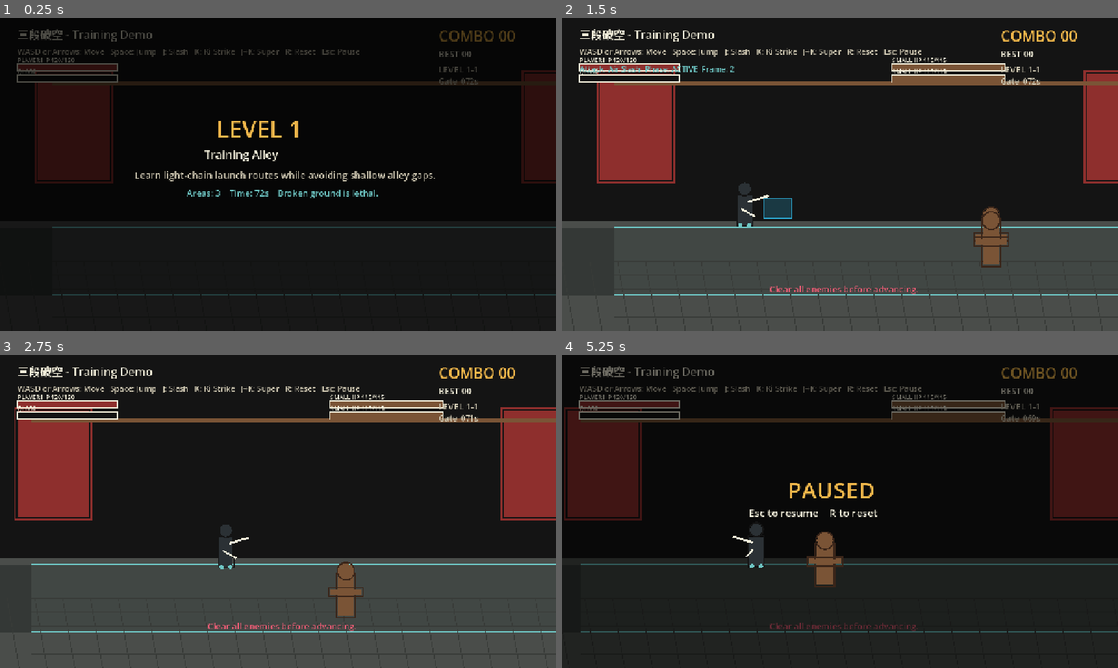
Above: before the commit, frames 1-4 (two rows, left to right).
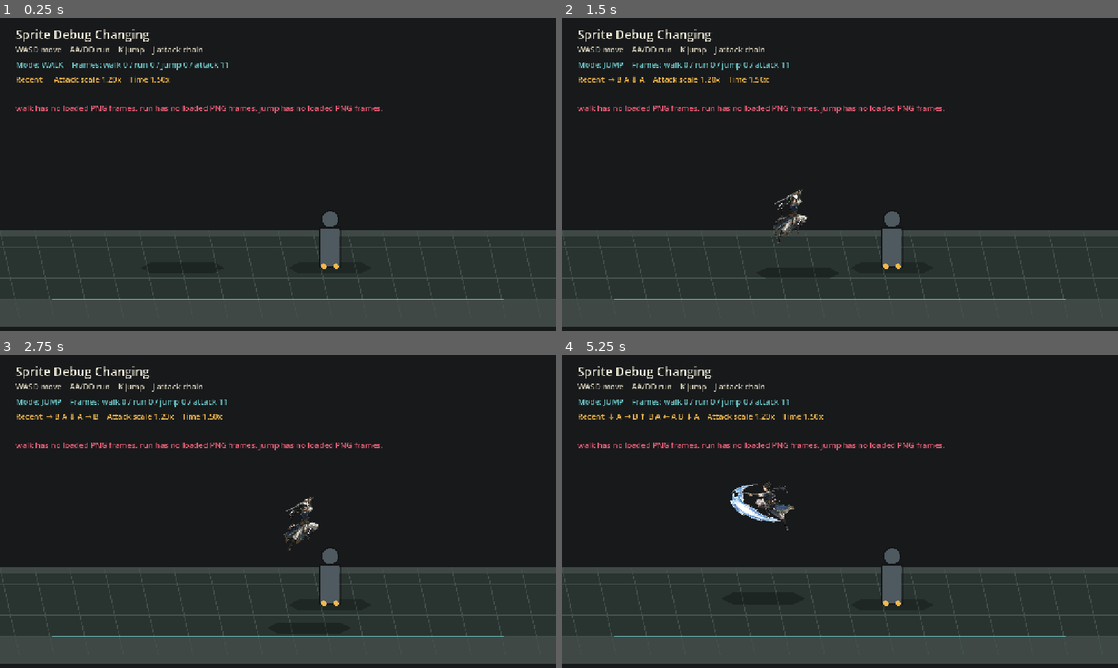
Above: after the commit, the same moments.

Repository: postor/test-cc-game-studio
Game: Godot game, scene res://scenes/SpriteDebug.tscn
Same seed, same stepped clock (60 frames per second), same inputs: the game is played once before the commit and once after it. Before the commit the project starts from res://scenes/Main.tscn.
Inputs:
- Up to frame 1 (0.25 s): no input
- Up to frame 2 (1.5 s): tap Enter at 0.5 s; hold D (move_right) 0.53-1.28 s; hold K (launcher) 0.53-1.28 s; tap Space (jump) at 0.77, 1.07 s; tap J (light_attack) at 0.8, 1.35 s; hold S (move_down) from 1.28 s (still down)
- Up to frame 3 (2.75 s): tap Space (jump) at 1.52, 1.55, 1.82, 2.1 s; release S (move_down) at 2.03 s; hold D (move_right) from 2.03 s (still down); hold K (launcher) from 2.03 s (still down)
- Up to frame 4 (5.25 s): release D (move_right) at 2.78 s; release K (launcher) at 2.78 s; hold W (move_up) 2.78-3.53 s; tap K (launcher) at 2.85, 4.35 s; tap Space (jump) at 3.02, 3.32, 3.77, 3.8, 4.07, 4.52, 4.82 s; tap J (light_attack) at 3.05 s; hold J (light_attack) 3.53-4.28 s; hold A (move_left) 3.53-5.03 s; tap Escape (pause) at 4.15 s; hold S (move_down) from 5.03 s (still down); hold J (light_attack) from 5.03 s (still down)

The runs differ from the first frame. In frame 1, 34% of the frame differs, in the area x 0-100%, y 3-99%; in frame 2, 21%; in frame 3, 21%; in frame 4, 31%.

Commit message:
Add sprite debug attack assets

Diff:
--- a/src/project.godot
+++ b/src/project.godot
@@ -11,7 +11,7 @@
 [application]
 
 config/name="三段破空"
-run/main_scene="res://scenes/Main.tscn"
+run/main_scene="res://scenes/SpriteDebug.tscn"
 config/features=PackedStringArray("4.6")
 
 [display]
--- /dev/null
+++ b/src/scenes/SpriteDebug.tscn
@@ -0,0 +1,6 @@
+[gd_scene load_steps=2 format=3 uid="uid://ccgs_sprite_debug"]
+
+[ext_resource type="Script" path="res://scripts/sprite_debug.gd" id="1_sprite_debug"]
+
+[node name="SpriteDebug" type="Node2D"]
+script = ExtResource("1_sprite_debug")
--- /dev/null
+++ b/src/scripts/debug_enemy.gd
@@ -0,0 +1,85 @@
+extends Node2D
+
+const GROUND_Y: float = 575.0
+const GRAVITY: float = 1500.0
+const HURT_KNOCKBACK_SPEED: float = 110.0
+const LAUNCH_KNOCKBACK_SPEED: float = 330.0
+
+enum State { IDLE, HURT, LAUNCHED }
+
+var depth: float = 0.0
+var velocity: Vector2 = Vector2.ZERO
+var state: State = State.IDLE
+var hurt_timer: float = 0.0
+var hit_flash_timer: float = 0.0
+var active_hitstun_scale: float = 1.0
+
+
+func reset_enemy(start_position: Vector2, start_depth: float = 0.0) -> void:
+	depth = start_depth
+	position = start_position
+	velocity = Vector2.ZERO
+	state = State.IDLE
+	hurt_timer = 0.0
+	hit_flash_timer = 0.0
+	active_hitstun_scale = 1.0
+	queue_redraw()
+
+
+func tick(delta: float) -> void:
+	hit_flash_timer = maxf(hit_flash_timer - delta, 0.0)
+	match state:
+		State.HURT:
+			hurt_timer = maxf(hurt_timer - delta, 0.0)
+			position.x = clampf(position.x + velocity.x * delta, 120.0, 1160.0)
+			velocity.x = move_toward(velocity.x, 0.0, 420.0 * delta)
+			if hurt_timer <= 0.0:
+				state = State.IDLE
+		State.LAUNCHED:
+			position.x = clampf(position.x + velocity.x * delta, 120.0, 1160.0)
+			position.y += velocity.y * delta
+			velocity.y = minf(velocity.y + GRAVITY * delta, 900.0)
+			var ground_y: float = GROUND_Y + depth
+			if position.y >= ground_y:
+				position.y = ground_y
+				velocity = Vector2.ZERO
+				state = State.HURT
+				hurt_timer = 0.28 * active_hitstun_scale
+		_:
+			position.y = GROUND_Y + depth
+	queue_redraw()
+
+
+func apply_hit(direction: int, final_hit: bool, hitstun_scale: float = 1.0) -> void:
+	var dir: float = float(direction)
+	active_hitstun_scale = hitstun_scale
+	if final_hit:
+		state = State.LAUNCHED
+		velocity = Vector2(LAUNCH_KNOCKBACK_SPEED * dir, -560.0)
+	else:
+		state = State.HURT
+		hurt_timer = 0.24 * hitstun_scale
+		velocity = Vector2(HURT_KNOCKBACK_SPEED * dir, 0.0)
+	hit_flash_timer = 0.12
+	queue_redraw()
+
+
+func hurtbox() -> Rect2:
+	return Rect2(position + Vector2(-34.0, -116.0), Vector2(68.0, 116.0))
+
+
+func _draw() -> void:
+	var body_color: Color = Color("#8E2F2D") if hit_flash_timer > 0.0 else Color("#4E5960")
+	var outline: Color = Color("#141414")
+	if state == State.LAUNCHED:
+		draw_rect(Rect2(Vector2(-50.0, -58.0), Vector2(100.0, 34.0)), body_color)
+		draw_rect(Rect2(Vector2(-53.0, -61.0), Vector2(106.0, 40.0)), outline, false, 3.0)
+		draw_circle(Vector2(42.0, -48.0), 16.0, body_color)
+		draw_circle(Vector2(42.0, -48.0), 18.0, outline, false, 3.0)
+	else:
+		draw_rect(Rect2(Vector2(-22.0, -90.0), Vector2(44.0, 86.0)), body_color)
+		draw_rect(Rect2(Vector2(-25.0, -93.0), Vector2(50.0, 92.0)), outline, false, 3.0)
+		draw_circle(Vector2(0.0, -112.0), 18.0, body_color)
+		draw_circle(Vector2(0.0, -112.0), 20.0, outline, false, 3.0)
+	draw_circle(Vector2(-14.0, -4.0), 6.0, Color("#F2B84B"))
+	draw_circle(Vector2(14.0, -4.0), 6.0, Color("#F2B84B"))
--- /dev/null
+++ b/src/scripts/sprite_debug.gd
@@ -0,0 +1,513 @@
+extends Node2D
+
+const SPRITE_ROOT: String = "E:/study/sprite/output/processed/split-pick-cleaned-cropped-normalized"
+const ATTACK_ROOT: String = "res://assets/attacks"
+const VIEWPORT_SIZE: Vector2 = Vector2(1280.0, 720.0)
+const GROUND_Y: float = 575.0
+const WALK_SPEED: float = 220.0
+const RUN_SPEED: float = 360.0
+const DEPTH_SPEED: float = 145.0
+const GRAVITY: float = 1500.0
+const JUMP_VELOCITY: float = -680.0
+const DOUBLE_TAP_WINDOW: float = 0.28
+const RECENT_INPUT_LIMIT: int = 12
+const ATTACK_STEP_COUNT: int = 4
+const ATTACK_FPS: float = 12.0
+const ATTACK_FORWARD_SPEED: float = 84.0
+const ATTACK_CHAIN_WINDOW: float = 0.36
+const DEFAULT_ATTACK_HEIGHT_SCALE: float = 1.2
+const ATTACK_TIME_SCALE: float = 1.5
+const ATTACK_CHAIN_CHASE_DISTANCE: float = 96.0
+const ATTACK_CHAIN_IDEAL_GAP: float = 245.0
+
+const DebugEnemyScript := preload("res://scripts/debug_enemy.gd")
+
+enum ActorState { LOCOMOTION, ATTACKING }
+
+var sprite: AnimatedSprite2D
+var shadow: Polygon2D
+var enemy: Node2D
+var enemy_shadow: Polygon2D
+var velocity: Vector2 = Vector2.ZERO
+var depth: float = 0.0
+var facing: int = 1
+var actor_state: ActorState = ActorState.LOCOMOTION
+var is_running: bool = false
+var run_direction: int = 0
+var last_tap_direction: int = 0
+var tap_timer: float = 0.0
+var attack_hint_timer: float = 0.0
+var move_input: Vector2 = Vector2.ZERO
+var recent_inputs: Array[String] = []
+var attack_step: int = 0
+var attack_timer: float = 0.0
+var attack_duration: float = 0.0
+var attack_buffered: bool = false
+var attack_hit_done: bool = false
+var attack_debug_rect: Rect2 = Rect2()
+var previous_attack_progress: float = 0.0
+var combo_window_timer: float = 0.0
+var combo_next_step: int = 1
+var walk_frame_height: int = 0
+var attack_height_scale: float = DEFAULT_ATTACK_HEIGHT_SCALE
+var load_error: String = ""
+
+
+func _ready() -> void:
+	RenderingServer.set_default_clear_color(Color("#141414"))
+	_create_scene_nodes()
+	_load_animation_frames()
+	_update_animation()
+	set_process(true)
+
+
+func _process(delta: float) -> void:
+	_update_debug_actor(delta)
+	_update_animation()
+	attack_hint_timer = maxf(attack_hint_timer - delta, 0.0)
+	if actor_state != ActorState.ATTACKING:
+		combo_window_timer = maxf(combo_window_timer - delta, 0.0)
+		if combo_window_timer <= 0.0:
+			combo_next_step = 1
+	queue_redraw()
+
+
+func _create_scene_nodes() -> void:
+	shadow = Polygon2D.new()
+	shadow.color = Color(0.0, 0.0, 0.0, 0.28)
+	shadow.polygon = PackedVector2Array([
+		Vector2(-72.0, -13.0),
+		Vector2(72.0, -13.0),
+		Vector2(96.0, 0.0),
+		Vector2(72.0, 13.0),
+		Vector2(-72.0, 13.0),
+		Vector2(-96.0, 0.0),
+	])
+	shadow.position = Vector2(420.0, GROUND_Y)
+	add_child(shadow)
+
+	sprite = AnimatedSprite2D.new()
+	sprite.position = Vector2(420.0, GROUND_Y)
+	sprite.centered = true
+	sprite.offset = Vector2(0.0, -420.0)
+	sprite.scale = Vector2(0.36, 0.36)
+	add_child(sprite)
+
+	enemy_shadow = Polygon2D.new()
+	enemy_shadow.color = Color(0.0, 0.0, 0.0, 0.24)
+	enemy_shadow.polygon = shadow.polygon
+	enemy_shadow.position = Vector2(760.0, GROUND_Y)
+	add_child(enemy_shadow)
+
+	enemy = DebugEnemyScript.new()
+	add_child(enemy)
+	enemy.reset_enemy(Vector2(760.0, GROUND_Y), 0.0)
+
+
+func _load_animation_frames() -> void:
+	load_error = ""
+	walk_frame_height = 0
+	var frames := SpriteFrames.new()
+	for animation_name: String in ["walk", "run", "jump"]:
+		frames.add_animation(animation_name)
+		frames.set_animation_loop(animation_name, animation_name != "jump")
+		frames.set_animation_speed(animation_name, 12.0 if animation_name != "run" else 16.0)
+		var loaded_count: int = _add_frames_from_folder(frames, animation_name)
+		if loaded_count == 0:
+			load_error += "%s has no loaded PNG frames. " % animation_name
+	_add_attack_frames(frames)
+	sprite.sprite_frames = frames
+	if frames.has_animation("walk") and frames.get_frame_count("walk") > 0:
+		sprite.play("walk")
+
+
+func _add_frames_from_folder(frames: SpriteFrames, animation_name: String) -> int:
+	var directory := DirAccess.open("%s/%s" % [SPRITE_ROOT, animation_name])
+	if directory == null:
+		return 0
+	var files: PackedStringArray = directory.get_files()
+	files.sort()
+	var loaded_count: int = 0
+	for file_name: String in files:
+		if not file_name.to_lower().ends_with(".png"):
+			continue
+		var image := Image.new()
+		var image_path: String = "%s/%s/%s" % [SPRITE_ROOT, animation_name, file_name]
+		if image.load(image_path) != OK:
+			continue
+		if animation_name == "walk" and walk_frame_height <= 0:
+			walk_frame_height = image.get_height()
+		frames.add_frame(animation_name, ImageTexture.create_from_image(image))
+		loaded_count += 1
+	return loaded_count
+
+
+func _add_attack_frames(frames: SpriteFrames) -> void:
+	var attack_textures: Array[Texture2D] = _load_textures_from_folder(ATTACK_ROOT)
+	if attack_textures.is_empty():
+		load_error += "attack has no loaded PNG frames. "
+		return
+	for step: int in range(ATTACK_STEP_COUNT):
+		var animation_name: String = _attack_animation_name(step + 1)
+		frames.add_animation(animation_name)
+		frames.set_animation_loop(animation_name, false)
+		frames.set_animation_speed(animation_name, _attack_animation_fps())
+		var start_index: int = int(floor(float(step) * float(attack_textures.size()) / float(ATTACK_STEP_COUNT)))
+		var end_index: int = int(floor(float(step + 1) * float(attack_textures.size()) / float(ATTACK_STEP_COUNT))) - 1
+		for frame_index: int in range(start_index, maxi(start_index, end_index) + 1):
+			frames.add_frame(animation_name, attack_textures[clampi(frame_index, 0, attack_textures.size() - 1)])
+
+
+func _load_textures_from_folder(folder_path: String) -> Array[Texture2D]:
+	var textures: Array[Texture2D] = []
+	var directory := DirAccess.open(folder_path)
+	if directory == null:
+		return textures
+	var files: PackedStringArray = directory.get_files()
+	files.sort()
+	for file_name: String in files:
+		if not file_name.to_lower().ends_with(".png"):
+			continue
+		var image := Image.new()
+		if image.load("%s/%s" % [folder_path, file_name]) != OK:
+			continue
+		if walk_frame_height > 0 and image.get_height() > 0:
+			var target_height: int = maxi(1, int(round(float(walk_frame_height) * attack_height_scale)))
+			var target_width: int = maxi(1, int(round(float(image.get_width()) * float(target_height) / float(image.get_height()))))
+			image.resize(target_width, target_height, Image.INTERPOLATE_LANCZOS)
+		textures.append(ImageTexture.create_from_image(image))
+	return textures
+
+
+func _update_debug_actor(delta: float) -> void:
+	attack_debug_rect = Rect2()
+	if tap_timer > 0.0:
+		tap_timer = maxf(tap_timer - delta, 0.0)
+		if tap_timer <= 0.0:
+			last_tap_direction = 0
+
+	var horizontal: float = _axis(KEY_A, KEY_D)
+	var vertical: float = _axis(KEY_W, KEY_S)
+	move_input = Vector2(horizontal, vertical)
+	var was_grounded: bool = _is_grounded()
+	_capture_recent_inputs()
+	if actor_state == ActorState.ATTACKING:
+		_update_attack_state(delta, was_grounded)
+		enemy.tick(delta)
+		enemy_shadow.position = Vector2(enemy.position.x, GROUND_Y + enemy.depth)
+		return
+	_capture_run_tap()
+	var horizontal_direction: int = _direction_from_axis(horizontal)
+	if is_running and horizontal_direction != 0 and horizontal_direction != run_direction:
+		_stop_running()
+	if not is_zero_approx(horizontal):
+		facing = horizontal_direction
+
+	var speed: float = RUN_SPEED if is_running else WALK_SPEED
+	if is_running and horizontal_direction == 0:
+		velocity.x = float(run_direction) * RUN_SPEED
+	else:
+		velocity.x = horizontal * speed
+	var depth_speed: float = RUN_SPEED if is_running else DEPTH_SPEED
+	depth = clampf(depth + vertical * depth_speed * delta, -72.0, 72.0)
+	var jumped: bool = false
+	if Input.is_action_just_pressed(&"launcher") and _is_grounded():
+		_stop_running()
+		_clear_combo_window()
+		velocity.y = JUMP_VELOCITY
+		jumped = true
+	if Input.is_action_just_pressed(&"light_attack"):
+		_stop_running()
+		_start_attack(combo_next_step if combo_window_timer > 0.0 else 1)
+		enemy.tick(delta)
+		enemy_shadow.position = Vector2(enemy.position.x, GROUND_Y + enemy.depth)
+		return
+
+	sprite.position.x = clampf(sprite.position.x + velocity.x * delta, 120.0, 1160.0)
+	var ground_y: float = GROUND_Y + depth
+	if was_grounded and not jumped:
+		velocity.y = 0.0
+		sprite.position.y = ground_y
+	else:
+		velocity.y = minf(velocity.y + GRAVITY * delta, 900.0)
+		sprite.position.y += velocity.y * delta
+	if sprite.position.y >= ground_y:
+		sprite.position.y = ground_y
+		velocity.y = 0.0
+	shadow.position = Vector2(sprite.position.x, ground_y)
+	sprite.flip_h = facing < 0
+	enemy.tick(delta)
+	enemy_shadow.position = Vector2(enemy.position.x, GROUND_Y + enemy.depth)
+
+
+func _start_attack(step: int) -> void:
+	_stop_running()
+	actor_state = ActorState.ATTACKING
+	attack_step = clampi(step, 1, ATTACK_STEP_COUNT)
+	attack_timer = 0.0
+	attack_buffered = false
+	attack_hit_done = false
+	previous_attack_progress = 0.0
+	combo_window_timer = 0.0
+	combo_next_step = 1
+	velocity = Vector2.ZERO
+	_apply_chain_chase()
+	var animation_name: String = _attack_animation_name(attack_step)
+	var frame_count: int = sprite.sprite_frames.get_frame_count(animation_name) if sprite.sprite_frames != null and sprite.sprite_frames.has_animation(animation_name) else 0
+	attack_duration = maxf(float(frame_count) / _attack_animation_fps(), 0.16)
+	sprite.play(animation_name)
+
+
+func _update_attack_state(delta: float, was_grounded: bool) -> void:
+	if Input.is_action_just_pressed(&"light_attack"):
+		attack_buffered = true
+	if was_grounded:
+		velocity.y = 0.0
+		sprite.position.y = GROUND_Y + depth
+	else:
+		velocity.y = minf(velocity.y + GRAVITY * delta, 900.0)
+		sprite.position.y += velocity.y * delta
+	shadow.position = Vector2(sprite.position.x, GROUND_Y + depth)
+	sprite.flip_h = facing < 0
+	attack_timer += delta
+	var progress: float = clampf(attack_timer / attack_duration, 0.0, 1.0)
+	var step_forward: float = _attack_forward_distance() * (progress - previous_attack_progress)
+	previous_attack_progress = progress
+	sprite.position.x = clampf(sprite.position.x + float(facing) * step_forward, 120.0, 1160.0)
+	shadow.position = Vector2(sprite.position.x, GROUND_Y + depth)
+	if not attack_hit_done and attack_timer >= attack_duration * 0.38:
+		_try_attack_hit()
+	if attack_timer >= attack_duration:
+		if attack_buffered and attack_step < ATTACK_STEP_COUNT and attack_timer <= attack_duration + _scaled_chain_window():
+			_start_attack(attack_step + 1)
+		else:
+			_end_attack()
+
+
+func _try_attack_hit() -> void:
+	attack_hit_done = true
+	attack_debug_rect = _current_attack_rect()
+	if not attack_debug_rect.intersects(enemy.hurtbox()):
+		return
+	if absf(depth - enemy.depth) > 48.0:
+		return
+	enemy.apply_hit(facing, attack_step == ATTACK_STEP_COUNT, ATTACK_TIME_SCALE)
+
+
+func _end_attack() -> void:
+	var finished_step: int = attack_step
+	actor_state = ActorState.LOCOMOTION
+	attack_step = 0
+	attack_timer = 0.0
+	attack_duration = 0.0
+	attack_buffered = false
+	attack_hit_done = false
+	previous_attack_progress = 0.0
+	attack_debug_rect = Rect2()
+	if finished_step < ATTACK_STEP_COUNT:
+		combo_next_step = finished_step + 1
+		combo_window_timer = _scaled_chain_window()
+	else:
+		_clear_combo_window()
+
+
+func _end_attack_without_combo() -> void:
+	actor_state = ActorState.LOCOMOTION
+	attack_step = 0
+	attack_timer = 0.0
+	attack_duration = 0.0
+	attack_buffered = false
+	attack_hit_done = false
+	previous_attack_progress = 0.0
+	attack_debug_rect = Rect2()
+	_clear_combo_window()
+
+
+func _capture_run_tap() -> void:
+	var pressed_direction: int = 0
+	if Input.is_key_pressed(KEY_A) and Input.is_action_just_pressed(&"move_left"):
+		pressed_direction = -1
+	elif Input.is_key_pressed(KEY_D) and Input.is_action_just_pressed(&"move_right"):
+		pressed_direction = 1
+	if pressed_direction == 0:
+		return
+	if last_tap_direction == pressed_direction and tap_timer > 0.0:
+		is_running = true
+		run_direction = pressed_direction
+		last_tap_direction = 0
+		tap_timer = 0.0
+		return
+	last_tap_direction = pressed_direction
+	tap_timer = DOUBLE_TAP_WINDOW
+	if run_direction != pressed_direction:
+		is_running = false
+		run_direction = 0
+
+
+func _stop_running() -> void:
+	is_running = false
+	run_direction = 0
+	last_tap_direction = 0
+	tap_timer = 0.0
+
+
+func _clear_combo_window() -> void:
+	combo_window_timer = 0.0
+	combo_next_step = 1
+
+
+func _capture_recent_inputs() -> void:
+	if Input.is_action_just_pressed(&"move_up"):
+		_push_recent_input("↑")
+	if Input.is_action_just_pressed(&"move_down"):
+		_push_recent_input("↓")
+	if Input.is_action_just_pressed(&"move_left"):
+		_push_recent_input("←")
+	if Input.is_action_just_pressed(&"move_right"):
+		_push_recent_input("→")
+	if Input.is_action_just_pressed(&"light_attack"):
+		_push_recent_input("A")
+	if Input.is_action_just_pressed(&"launcher"):
+		_push_recent_input("B")
+
+
+func _push_recent_input(label: String) -> void:
+	recent_inputs.append(label)
+	while recent_inputs.size() > RECENT_INPUT_LIMIT:
+		recent_inputs.pop_front()
+
+
+func _update_animation() -> void:
+	if sprite.sprite_frames == null:
+		return
+	if actor_state == ActorState.ATTACKING:
+		return
+	var is_moving: bool = move_input.length_squared() > 0.0 or is_running or absf(velocity.x) > 1.0
+	var next_animation: String = "jump" if not _is_grounded() else "run" if is_running else "walk"
+	if sprite.animation != next_animation:
+		sprite.play(next_animation)
+	if _is_grounded() and not is_moving:
+		sprite.pause()
+	else:
+		sprite.play()
+
+
+func _axis(negative_key: int, positive_key: int) -> float:
+	return float(int(Input.is_key_pressed(positive_key)) - int(Input.is_key_pressed(negative_key)))
+
+
+func _direction_from_axis(axis: float) -> int:
+	if axis > 0.0:
+		return 1
+	if axis < 0.0:
+		return -1
+	return 0
+
+
+func _is_grounded() -> bool:
+	return sprite.position.y >= GROUND_Y + depth - 0.5 and is_zero_approx(velocity.y)
+
+
+func _attack_animation_name(step: int) -> String:
+	return "attack_%d" % step
+
+
+func _attack_forward_distance() -> float:
+	return ATTACK_FORWARD_SPEED * float(sprite.sprite_frames.get_frame_count(_attack_animation_name(attack_step))) / ATTACK_FPS
+
+
+func _apply_chain_chase() -> void:
+	if attack_step <= 1:
+		return
+	if enemy == null:
+		return
+	if absf(depth - enemy.depth) > 48.0:
+		return
+	var gap: float = (enemy.position.x - sprite.position.x) * float(facing)
+	if gap <= ATTACK_CHAIN_IDEAL_GAP:
+		return
+	var chase: float = minf(gap - ATTACK_CHAIN_IDEAL_GAP, ATTACK_CHAIN_CHASE_DISTANCE)
+	sprite.position.x = clampf(sprite.position.x + float(facing) * chase, 120.0, 1160.0)
+	shadow.position = Vector2(sprite.position.x, GROUND_Y + depth)
+
+
+func _attack_animation_fps() -> float:
+	return ATTACK_FPS / ATTACK_TIME_SCALE
+
+
+func _scaled_chain_window() -> float:
+	return ATTACK_CHAIN_WINDOW * ATTACK_TIME_SCALE
+
+
+func _current_attack_rect() -> Rect2:
+	var texture: Texture2D = sprite.sprite_frames.get_frame_texture(sprite.animation, sprite.frame) if sprite.sprite_frames != null else null
+	if texture == null:
+		return Rect2()
+	var texture_size: Vector2 = Vector2(texture.get_width(), texture.get_height())
+	var local_top_left: Vector2 = -texture_size * 0.5 if sprite.centered else Vector2.ZERO
+	local_top_left += sprite.offset
+	var top_left: Vector2 = sprite.position + local_top_left * sprite.scale
+	var full_size: Vector2 = texture_size * sprite.scale.abs()
+	var sprite_rect := Rect2(top_left, full_size)
+	var front_width: float = sprite_rect.size.x * 2.0 / 3.0
+	if facing > 0:
+		top_left = Vector2(sprite_rect.end.x - front_width, sprite_rect.position.y)
+	else:
+		top_left = sprite_rect.position
+	return Rect2(top_left, Vector2(front_width, sprite_rect.size.y))
+
+
+func _draw() -> void:
+	_draw_stage()
+	_draw_hud()
+	_draw_attack_debug()
+
+
+func _draw_stage() -> void:
+	draw_rect(Rect2(Vector2.ZERO, VIEWPORT_SIZE), Color("#17191B"))
+	draw_rect(Rect2(Vector2(0.0, GROUND_Y - 88.0), Vector2(VIEWPORT_SIZE.x, 222.0)), Color("#3F4845"))
+	draw_rect(Rect2(Vector2(0.0, GROUND_Y - 72.0), Vector2(VIEWPORT_SIZE.x, 144.0)), Color("#293431"))
+	for x: int in range(0, int(VIEWPORT_SIZE.x) + 80, 80):
+		draw_line(Vector2(float(x), GROUND_Y - 86.0), Vector2(float(x) + 44.0, GROUND_Y + 114.0), Color("#43504C"), 2.0)
+	for y: int in range(int(GROUND_Y - 72.0), int(GROUND_Y + 73.0), 24):
+		draw_line(Vector2(0.0, float(y)), Vector2(VIEWPORT_SIZE.x, float(y)), Color("#46534F"), 1.0)
+	draw_line(Vector2(120.0, GROUND_Y - 72.0), Vector2(1160.0, GROUND_Y - 72.0), Color("#6EC6C4"), 2.0)
+	draw_line(Vector2(120.0, GROUND_Y + 72.0), Vector2(1160.0, GROUND_Y + 72.0), Color("#6EC6C4"), 2.0)
+
+
+func _draw_hud() -> void:
+	var mode_text: String = "RUN" if is_running else "WALK"
+	if actor_state == ActorState.ATTACKING:
+		mode_text = "ATTACK %d" % attack_step
+	if not _is_grounded():
+		mode_text = "JUMP"
+	if attack_hint_timer > 0.0:
+		mode_text = "ATTACK RESERVED"
+	draw_string(ThemeDB.fallback_font, Vector2(36.0, 48.0), "Sprite Debug Changing", HORIZONTAL_ALIGNMENT_LEFT, -1.0, 28, Color("#F4F0DC"))
+	draw_string(ThemeDB.fallback_font, Vector2(36.0, 80.0), "WASD move    AA/DD run    K jump    J attack chain", HORIZONTAL_ALIGNMENT_LEFT, -1.0, 18, Color("#cfc8b2"))
+	draw_string(ThemeDB.fallback_font, Vector2(36.0, 114.0), "Mode: %s    Frames: walk %d / run %d / jump %d / attack %d" % [
+		mode_text,
+		sprite.sprite_frames.get_frame_count("walk") if sprite.sprite_frames != null else 0,
+		sprite.sprite_frames.get_frame_count("run") if sprite.sprite_frames != null else 0,
+		sprite.sprite_frames.get_frame_count("jump") if sprite.sprite_frames != null else 0,
+		_attack_frame_total(),
+	], HORIZONTAL_ALIGNMENT_LEFT, -1.0, 18, Color("#6EC6C4"))
+	draw_string(ThemeDB.fallback_font, Vector2(36.0, 148.0), "Recent: %s    Attack scale %.2fx    Time %.2fx" % [" ".join(recent_inputs), attack_height_scale, ATTACK_TIME_SCALE], HORIZONTAL_ALIGNMENT_LEFT, -1.0, 18, Color("#F2B84B"))
+	if load_error != "":
+		draw_string(ThemeDB.fallback_font, Vector2(36.0, 214.0), load_error, HORIZONTAL_ALIGNMENT_LEFT, -1.0, 18, Color("#E85D75"))
+
+
+func _attack_frame_total() -> int:
+	if sprite.sprite_frames == null:
+		return 0
+	var total: int = 0
+	for step: int in range(1, ATTACK_STEP_COUNT + 1):
+		total += sprite.sprite_frames.get_frame_count(_attack_animation_name(step))
+	return total
+
+
+func _draw_attack_debug() -> void:
+	if attack_debug_rect.size == Vector2.ZERO:
+		return
+	draw_rect(attack_debug_rect, Color(0.95, 0.68, 0.18, 0.18), true)
+	draw_rect(attack_debug_rect, Color("#F2B84B"), false, 2.0)
Binary file added: src/assets/attacks/a-001-cropped.png
Binary file added: src/assets/attacks/a-004-cropped.png
Binary file added: src/assets/attacks/a-008-cropped.png
Binary file added: src/assets/attacks/a-010-cropped.png
Binary file added: src/assets/attacks/a-012-cropped.png
Binary file added: src/assets/attacks/a-016-cropped.png
Binary file added: src/assets/attacks/a-020-cropped.png
Binary file added: src/assets/attacks/a-024-cropped.png
Binary file added: src/assets/attacks/a-028-cropped.png
Binary file added: src/assets/attacks/a-029-cropped.png
Binary file added: src/assets/attacks/a-030-cropped.png
